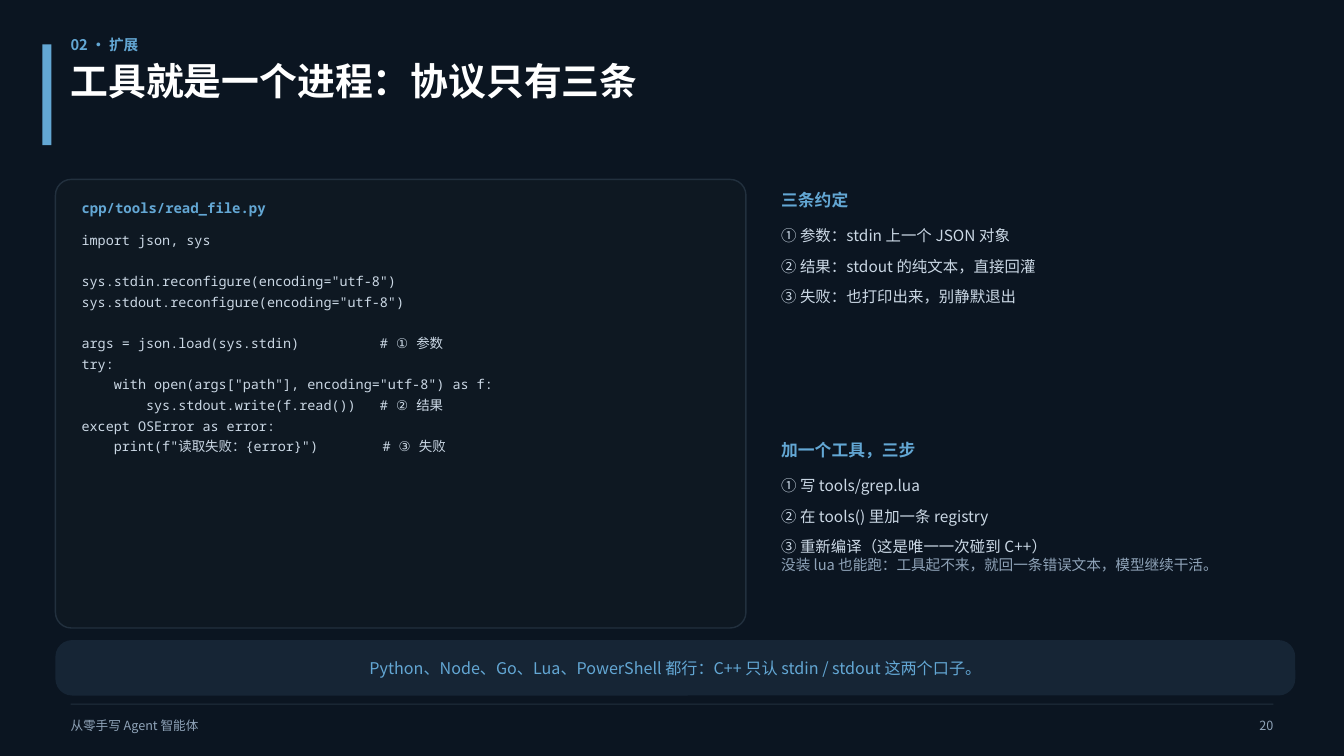
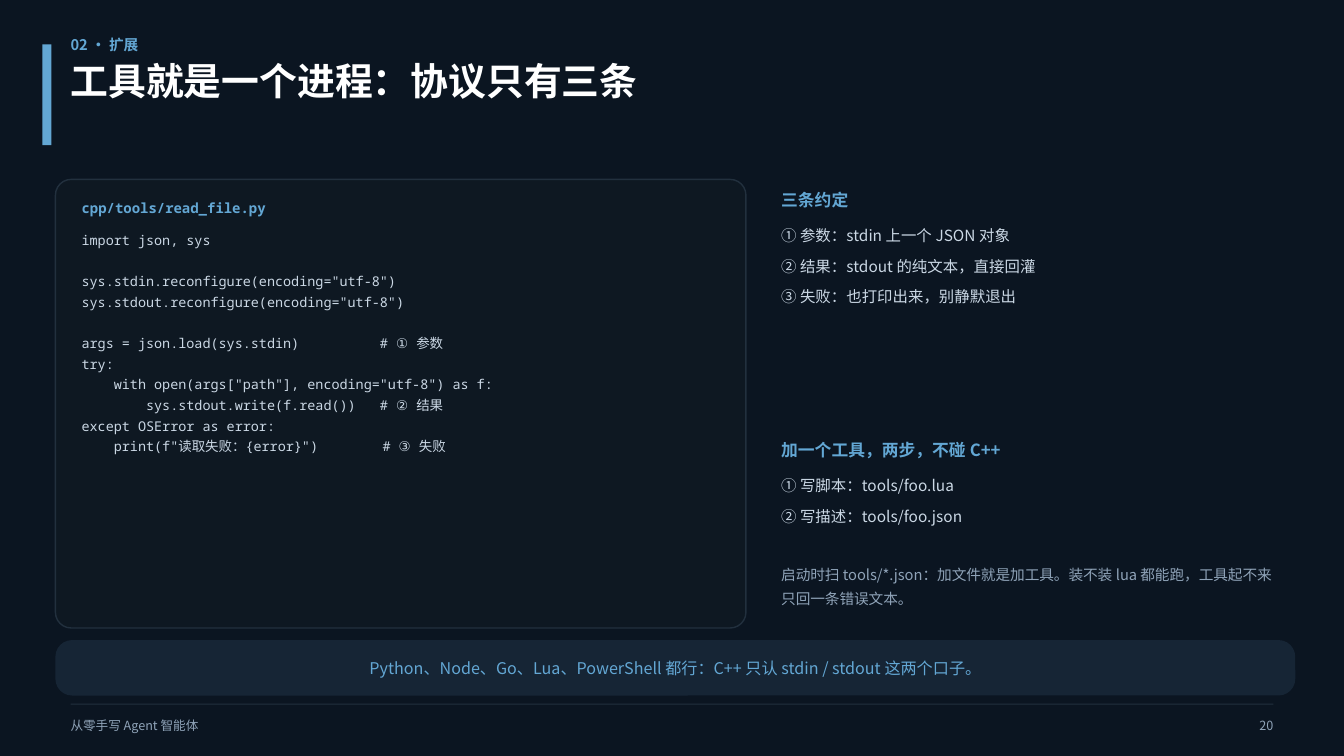
Before and after one commit to reboot87/opencode, a slide deck: slide 20 of courseware/from-zero-agent/from-zero-agent.pptx. Drawn at 1344x756 pixels with LibreOffice and Linux fonts; fonts in the diff are those of the drawing. Boxes give left, top, right and bottom in pixels: in the first picture for what was removed or moved away, otherwise in the second. Text is boxed around its words. In the diff, an @@ line names an element or a change of style, - is before the commit and + after.

Commit message:
feat(courseware): load cpp tools from json descriptors

```diff
--- a/courseware/from-zero-agent/from-zero-agent.pptx
+++ b/courseware/from-zero-agent/from-zero-agent.pptx
@@ text at [781, 441, 1001, 526]: text changed @@
-加一个工具，三步
-① 写 tools/grep.lua
-② 在 tools() 里加一条 registry
-③ 重新编译（这是唯一一次碰到 C++）
+加一个工具，两步，不碰 C++
+① 写脚本：tools/foo.lua
+② 写描述：tools/foo.json
@@ text at [781, 567, 1271, 605]: text changed @@
-没装 lua 也能跑：工具起不来，就回一条错误文本，模型继续干活。
+启动时扫 tools/*.json：加文件就是加工具。装不装 lua 都能跑，工具起不来只回一条错误文本。
```
Also in this commit, not shown: 1 other slide changed, 7 other files.
